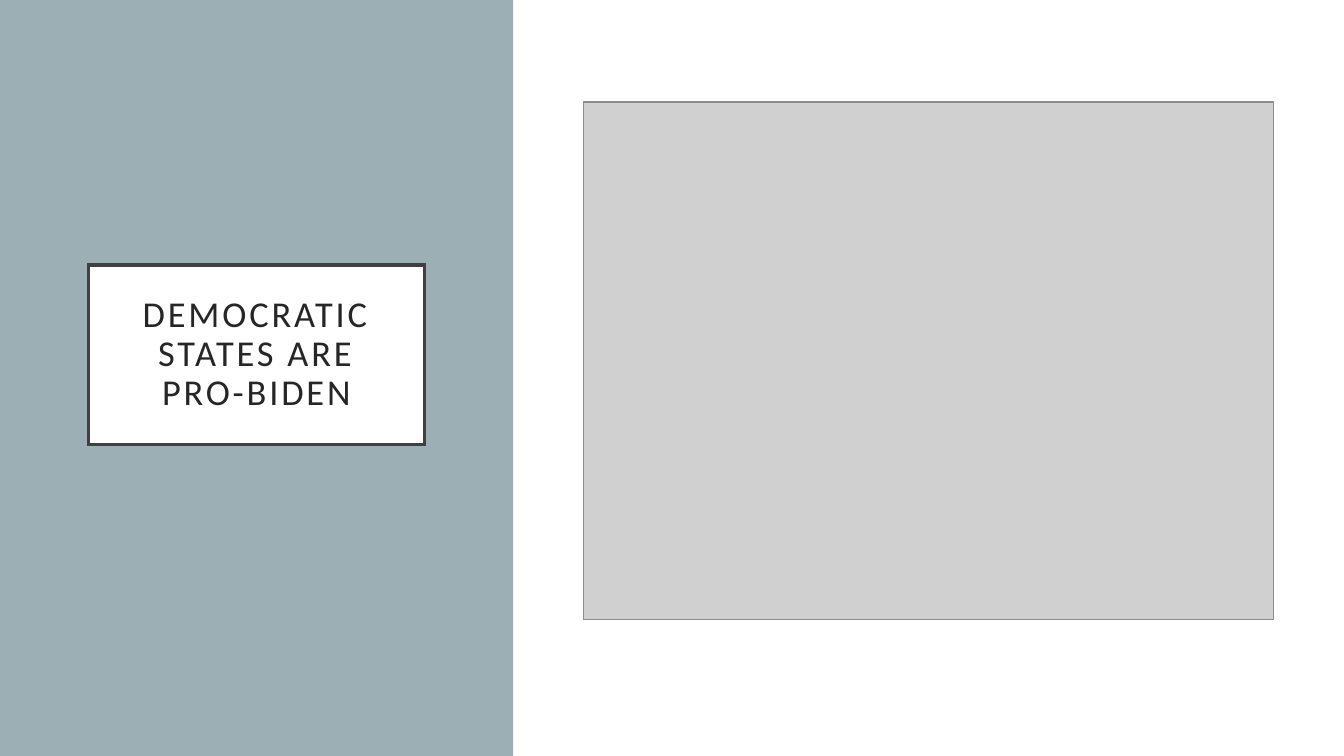
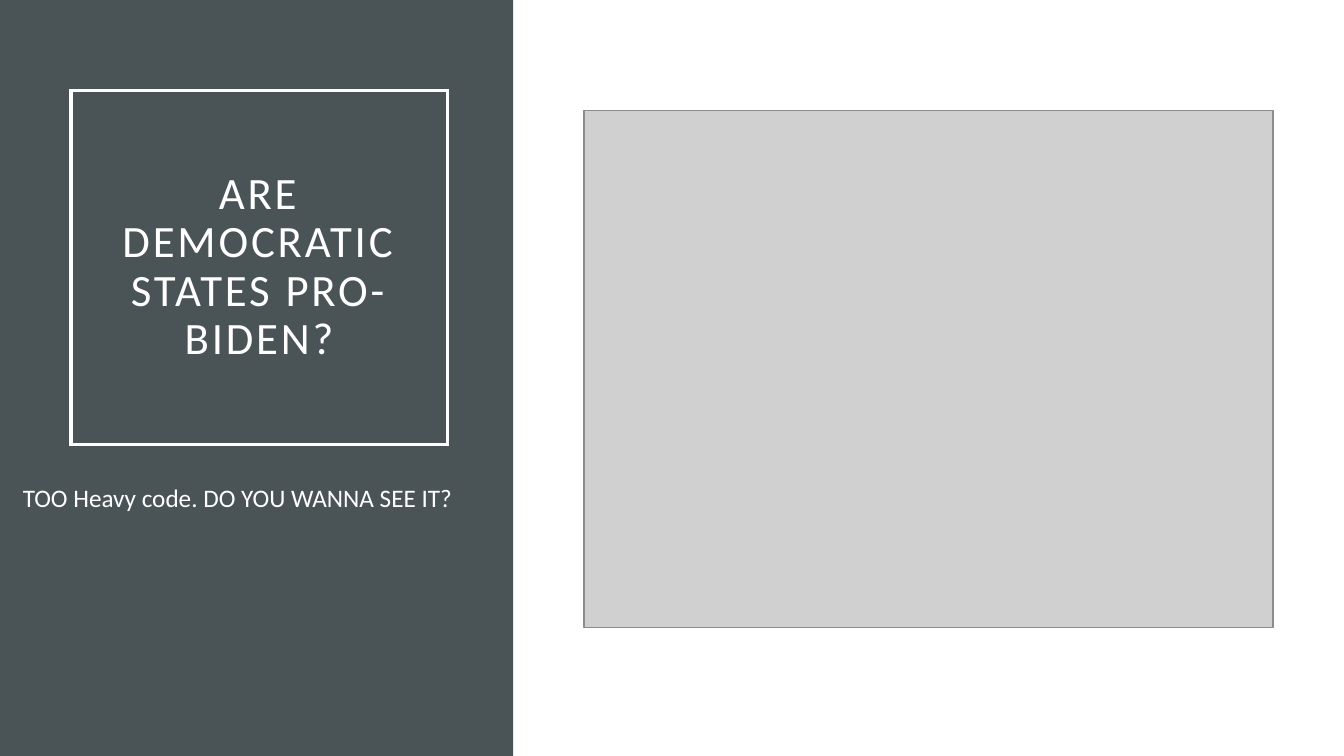
Before and after one commit to ghelms/US_ELECTION, a slide deck: slide 8 of P3_Presentation.pptx (slide 11 before the commit). Drawn at 1344x756 pixels with LibreOffice and Linux fonts; fonts in the diff are those of the drawing; grey boxes stand for pictures. Boxes give left, top, right and bottom in pixels: in the first picture for what was removed or moved away, otherwise in the second. Text is boxed around its words. In the diff, an @@ line names an element or a change of style, - is before the commit and + after.

```diff
--- a/P3_Presentation.pptx
+++ b/P3_Presentation.pptx
@@ rectangle at <box>0,0,513,756</box>: fill #9BAFB5 to #4A5356 @@
@@ title "ARE DEMOCRATIC STATES PRO-BIDEN?": place and size @@
-title "ARE DEMOCRATIC STATES PRO-BIDEN?" at <box>89,265,424,445</box>
+title "ARE DEMOCRATIC STATES PRO-BIDEN?" at <box>71,91,448,445</box>
@@ title "ARE DEMOCRATIC STATES PRO-BIDEN?" at <box>71,91,448,445</box>: fill #FFFFFF to none; outline #404040 2.5 pt to #FFFFFF 2.5 pt @@
@@ picture: place and size @@
-picture at <box>584,102,1273,619</box>
+picture at <box>584,111,1273,628</box>
@@ title at <box>122,180,392,355</box>: text changed; size 26 to 32 pt; text colour #262626 to #FFFFFF @@
-DEMOCRATIC STATES ARE PRO-BIDEN
+ARE DEMOCRATIC STATES PRO-BIDEN?
@@ text added at <box>23,489,452,511</box>, 18 pt, text #FFFFFF @@
+TOO Heavy code. DO YOU WANNA SEE IT?
```
Also in this commit, not shown: 6 other slides changed, 2 slides added, 1 slide removed, 1 other file.
